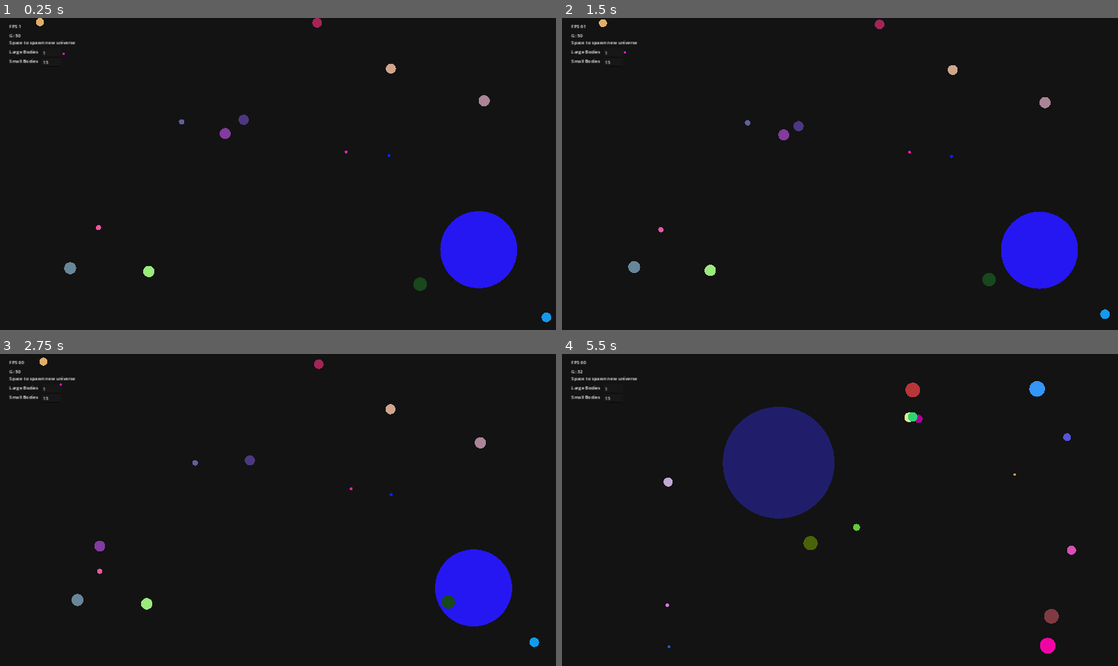
Above: before the commit, frames 1-4 (two rows, left to right).
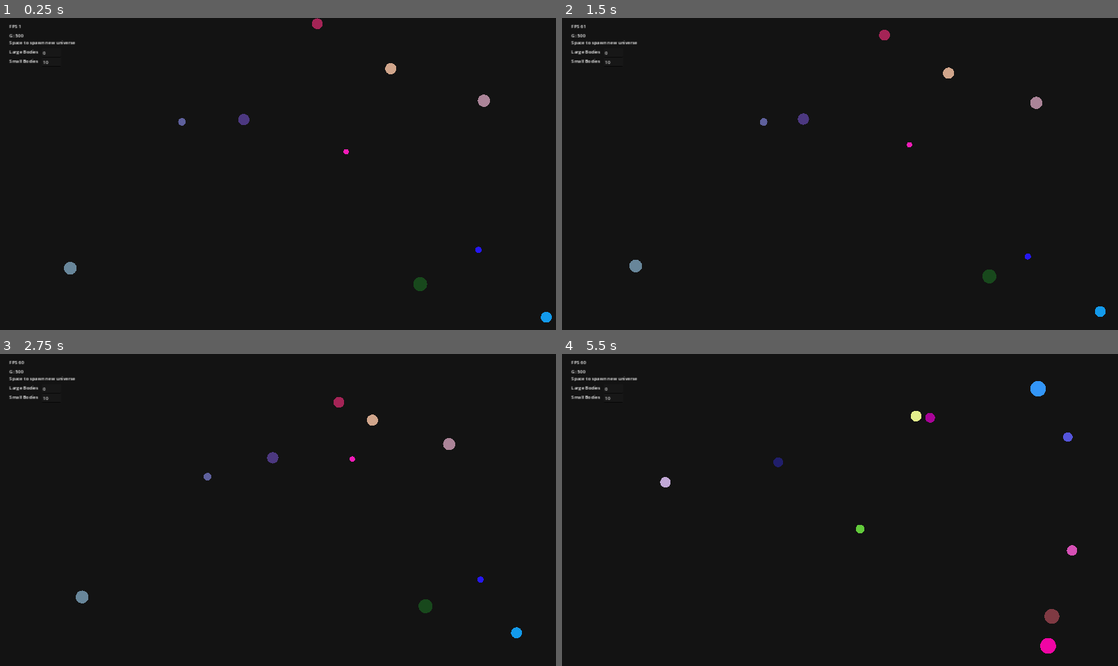
Above: after the commit, the same moments.

Repository: rp282/Gravity2D
Game: Godot game, scene res://god.tscn
Same seed, same stepped clock (60 frames per second), same inputs: the game is played once before the commit and once after it.
Inputs:
- Up to frame 1 (0.25 s): no input
- Up to frame 2 (1.5 s): no input
- Up to frame 3 (2.75 s): no input
- Up to frame 4 (5.5 s): tap Space (reset) at 4.15 s

The runs differ from the first frame. In frame 1, 2.9% of the frame differs, in the area x 3-100%, y 0-98%; in frame 2, 3.4%; in frame 3, 3.6%; in frame 4, 6.1%, in the area x 2-93%, y 5-96%.

Commit message:
Added elastic collisions

Diff:
--- a/god.gd
+++ b/god.gd
@@ -2,9 +2,10 @@
 
 @export var universe : PackedScene
 var current_universe : Universe
-var current_gravity : int = randi_range(0,100)
-var large_bodies = 1
-var small_bodies = 15
+#var current_gravity : int = randi_range(0,100)
+var current_gravity : int = 500
+var large_bodies = 0
+var small_bodies = 10
 
 
 # Called when the node enters the scene tree for the first time.
@@ -21,7 +22,7 @@
     if event.is_action_pressed("reset"):
         current_universe.queue_free()
         current_universe = universe.instantiate()
-        current_gravity = randi_range(0,100)
+        #var current_gravity : int = randi_range(0,100)
         current_universe.large_bodies = large_bodies
         current_universe.small_bodies = small_bodies
         add_child(current_universe)
--- a/god.tscn
+++ b/god.tscn
@@ -43,24 +43,28 @@
 script = ExtResource("4_3mt18")
 
 [node name="InputLargeBodies" type="LineEdit" parent="."]
+z_index = 1
 offset_left = 144.0
 offset_top = 104.0
 offset_right = 211.063
 offset_bottom = 135.0
 
 [node name="Label" type="Label" parent="InputLargeBodies"]
+z_index = 1
 offset_left = -112.0
 offset_right = -13.0
 offset_bottom = 26.0
 text = "Large Bodies"
 
 [node name="InputSmallBodies" type="LineEdit" parent="."]
+z_index = 1
 offset_left = 144.0
 offset_top = 136.0
 offset_right = 211.063
 offset_bottom = 167.0
 
 [node name="Label" type="Label" parent="InputSmallBodies"]
+z_index = 1
 offset_left = -112.0
 offset_right = -13.0
 offset_bottom = 26.0
--- a/massive_body.gd
+++ b/massive_body.gd
@@ -26,12 +26,23 @@
     var acceleration = net_force / mass
     velocity += acceleration * delta
 
+    # Check for collisions
+    for other_body in get_tree().get_nodes_in_group("bodies"):
+        if other_body == self:
+            continue
+        if position.distance_to(other_body.position) < radius + other_body.radius:
+            # Colliding adjust velocities
+            var new_velocities = calculate_resulting_collision_velocities(self, other_body)
+            velocity = new_velocities[0]
+            other_body.velocity = new_velocities[1]
+
+
     var new_position = position + (velocity * delta)
     ## Bounce off walls
     if new_position.x + radius > universe.x_max || new_position.x - radius < 0:
-        velocity.x = -velocity.x
+        velocity.x = -velocity.x * universe.wall_cushion_factor
     if new_position.y + radius > universe.y_max || new_position.y - radius < 0:
-        velocity.y = -velocity.y
+        velocity.y = -velocity.y * universe.wall_cushion_factor
     position = new_position
     queue_redraw()
 
@@ -64,3 +75,10 @@
         position.y -= (position.y - radius) - universe.y_min
     color = c
     velocity = v
+
+func calculate_resulting_collision_velocities(body: MassiveBody, other_body: MassiveBody):
+    var body_new_velocity : Vector2
+    var other_body_new_velocity : Vector2
+    body_new_velocity = (body.mass - other_body.mass) * (body.velocity) / (body.mass + other_body.mass) + (2 * other_body.mass) * (other_body.velocity) / (body.mass + other_body.mass)
+    other_body_new_velocity = body.velocity + body_new_velocity - other_body.velocity
+    return [body_new_velocity, other_body_new_velocity]
--- a/project.godot
+++ b/project.godot
@@ -20,7 +20,7 @@
 window/size/viewport_width=1920
 window/size/viewport_height=1080
 window/stretch/mode="canvas_items"
-window/vsync/vsync_mode=0
+window/vsync/vsync_mode=2
 
 [dotnet]
 
--- a/universe.gd
+++ b/universe.gd
@@ -10,24 +10,26 @@
 var y_max = ProjectSettings.get_setting("display/window/size/viewport_height")
 var y_min = 0
 
-var small_bodies = 15
-var large_bodies = 1
+var small_bodies = 10
+var large_bodies = 0
+
+var wall_cushion_factor : float = 1 ## amount walls decelerate bodies on impact
 
 var velocity = Vector2.ZERO
 
 func _ready():
     ## Large body
     for i in large_bodies:
-        var generated_mass = randf_range(200,600)
+        var generated_mass = randf_range(200,400)
         var random_position = Vector2(randf_range(0, x_max), randf_range(0, y_max))
         var body : MassiveBody = massive_body.instantiate()
-        body.initialize(self, generated_mass, random_position, Color(randf_range(0,1), randf_range(0,1), randf_range(0,1), 1))
+        body.initialize(self, generated_mass, random_position, Color(randf_range(0,1)/600, randf_range(0,1), randf_range(0,1), 1))
 #        var body = MassiveBody.new(generated_mass, random_position, Color(randf_range(0,1), randf_range(0,1), randf_range(0,1), 1))
         massive_objects.push_back(body)
         add_child(body)
     ## Small bodies
     for i in small_bodies:
-        var generated_mass = randf_range(5,55)
+        var generated_mass = randf_range(15,55)
         var random_position = Vector2(randf_range(0, x_max), randf_range(0, y_max))
         var body : MassiveBody = massive_body.instantiate()
         body.initialize(self, generated_mass, random_position, Color(randf_range(0,1), randf_range(0,1), randf_range(0,1), 1))
@@ -36,7 +38,7 @@
         add_child(body)
 
 
-func _process(delta):
+#func _process(delta):
 #    for body in massive_objects:
 #        var velocity = Vector2(0, 0)
 #        for other_body in massive_objects:
@@ -46,4 +48,4 @@
 #            var direction = (other_body.position - body.position).normalized()
 #            velocity += f * direction
 #        body.velocity += velocity / body.mass
-    pass
+#    pass
